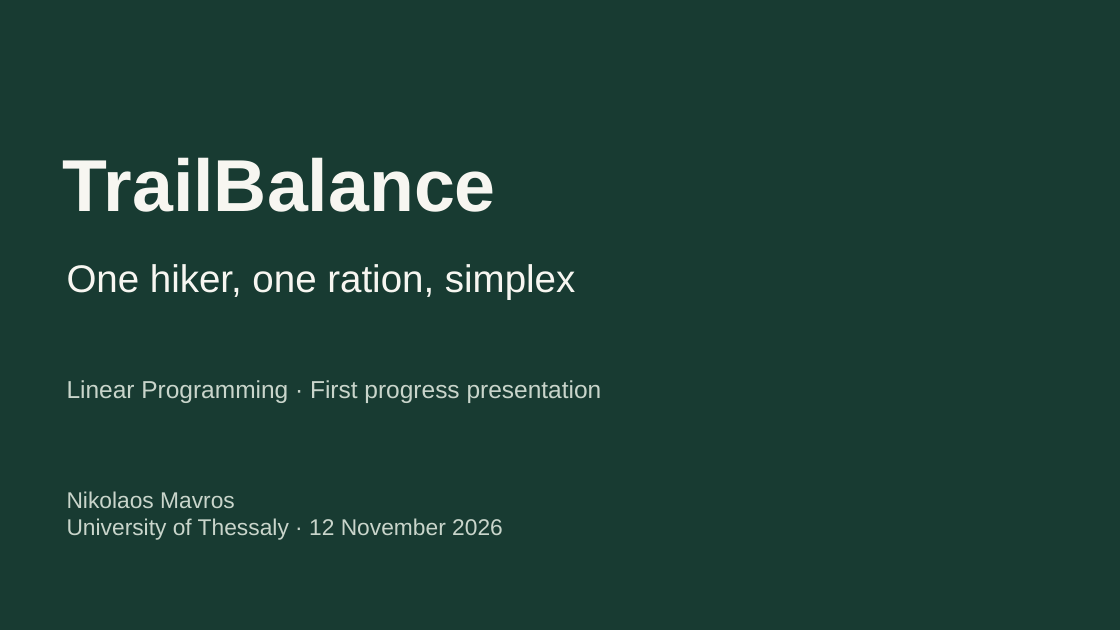
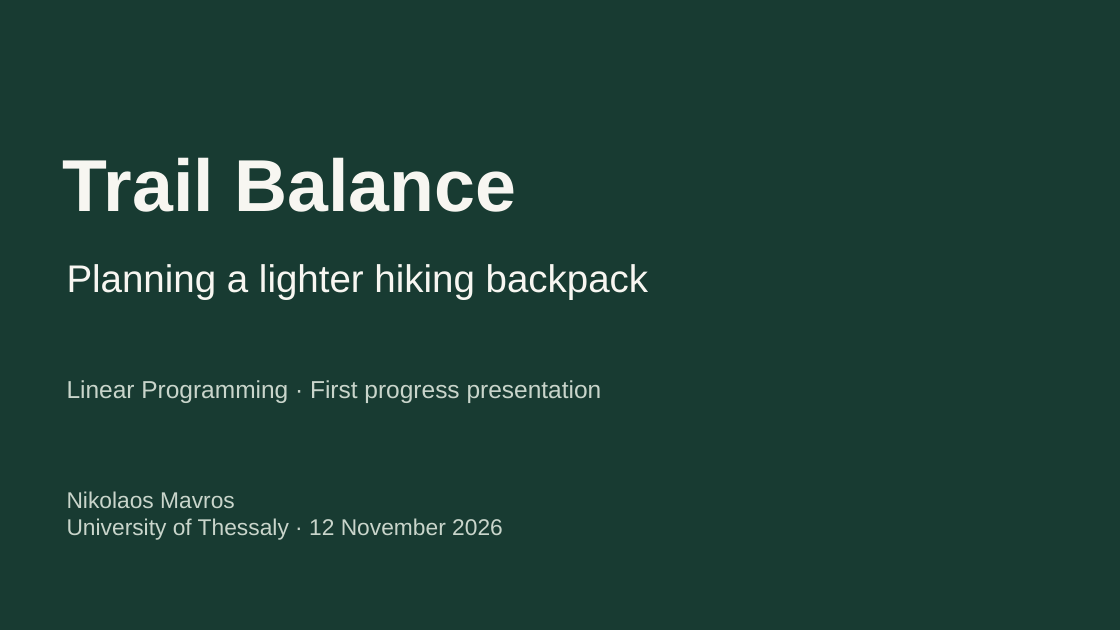
Before and after one commit to mavroul1s/TrailBalance, a slide deck: slide 1 of presentations/milestone-01/TrailBalance-Milestone-01.pptx. Drawn at 1120x630 pixels with LibreOffice and Linux fonts; fonts in the diff are those of the drawing. Boxes give left, top, right and bottom in pixels: in the first picture for what was removed or moved away, otherwise in the second. Text is boxed around its words. In the diff, an @@ line names an element or a change of style, - is before the commit and + after.

Commit message:
Focus Trail Balance presentation on the hiking problem and clarify notation

```diff
--- a/presentations/milestone-01/TrailBalance-Milestone-01.pptx
+++ b/presentations/milestone-01/TrailBalance-Milestone-01.pptx
@@ text at (x1=63, y1=157, x2=516, y2=212): spaces changed @@
-TrailBalance
+Trail Balance
@@ text at (x1=67, y1=264, x2=649, y2=299): text changed @@
-One hiker, one ration, simplex
+Planning a lighter hiking backpack
```
Also in this commit, not shown: 9 other slides changed, 10 slides added, 8 slides removed, 8 other files.
